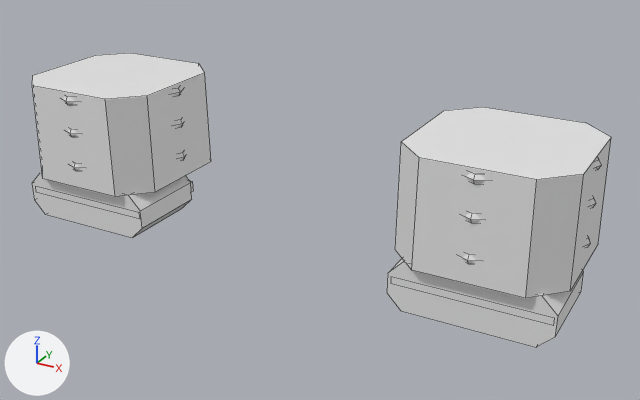
Renders of the FBX model roblox/art/armor/gloves_dualblade_s1.fbx from each side of a commit.
Before and after are seen from a 50 mm camera at (2.94, -4.95, 1.32) aimed at (0.2, 0.03, -1.17). The axes (+X, +Y, +Z) are drawn at lower left. The lights are the same throughout. The older version comes first. Mesh edges are drawn as thin lines. Where no turn or scale is listed for an object, it has been applied to the vertices.

Objects in the first picture: 'Bracer_L_Body', 'Bracer_R_Body', 'Glove_L_Inner', 'Glove_R_Inner'.
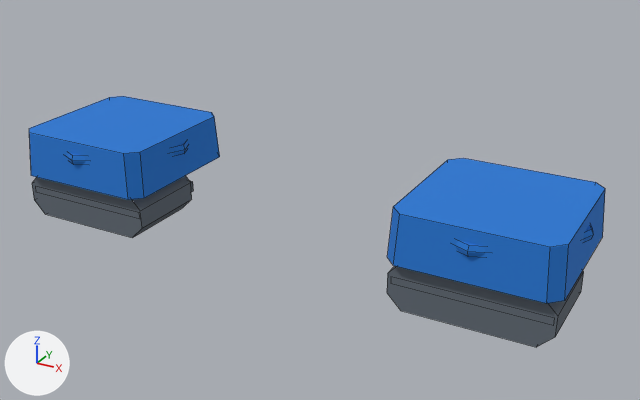
Where the change shows, as pixel boxes [x1, y1, x2, y2] in the pictures (640 x 400 px):
'Bracer_R_Body', deleted: before [395, 107, 611, 298]
'Bracer_R_Band', added (blue): after [387, 158, 605, 304]
'Bracer_L_Body', deleted: before [32, 53, 211, 197]
'Bracer_L_Band', added (blue): after [29, 96, 220, 200]
'Glove_R_Inner', recoloured (white to greyish blue): [387, 266, 584, 347] in both
'Glove_L_Inner', recoloured (darker): [32, 176, 194, 238] in both

The change, as a list of edits to the scene's bpy script:
```text
Change mat_gloves_dualblade_s1_glove_r_inner:
    mat_gloves_dualblade_s1_glove_r_inner.base_color: (0.8, 0.8, 0.8) -> (0.122, 0.147, 0.178)  # white #e7e7e7 -> greyish blue #626b75
Change mat_gloves_dualblade_s1_glove_l_inner:
    mat_gloves_dualblade_s1_glove_l_inner.base_color: (0.8, 0.8, 0.8) -> (0.122, 0.147, 0.178)  # white #e7e7e7 -> greyish blue #626b75
Add mat_gloves_dualblade_s1_bracer_r_band:
    mat_gloves_dualblade_s1_bracer_r_band = principled_material('gloves_dualblade_s1_Bracer_R_Band')
    mat_gloves_dualblade_s1_bracer_r_band.base_color = (0.0176, 0.188, 0.658)  # blue #2478d4
    mat_gloves_dualblade_s1_bracer_r_band.roughness = 1.0
Add mat_gloves_dualblade_s1_bracer_l_band:
    mat_gloves_dualblade_s1_bracer_l_band = principled_material('gloves_dualblade_s1_Bracer_L_Band')
    mat_gloves_dualblade_s1_bracer_l_band.base_color = (0.0176, 0.188, 0.658)  # blue #2478d4
    mat_gloves_dualblade_s1_bracer_l_band.roughness = 1.0
Add me_bracer_r_band:
    me_bracer_r_band.from_pydata(...)  # 40 vertices, 28 faces; spans x -0.576..0.576, y -0.576..0.576, z -0.52..-0.18
    me_bracer_r_band.materials.append(mat_gloves_dualblade_s1_bracer_r_band)  # blue #2478d4
Add me_bracer_l_band:
    me_bracer_l_band.from_pydata(...)  # 40 vertices, 28 faces; spans x -0.576..0.576, y -0.576..0.576, z -0.52..-0.18
    me_bracer_l_band.materials.append(mat_gloves_dualblade_s1_bracer_l_band)  # blue #2478d4
Remove ob_bracer_l_body:
    ob_bracer_l_body = bpy.data.objects.new('Bracer_L_Body', me_bracer_l_body)
    ob_bracer_l_body.location = (-1.5, 0.0, -0.69)
Remove ob_bracer_r_body:
    ob_bracer_r_body = bpy.data.objects.new('Bracer_R_Body', me_bracer_r_body)
    ob_bracer_r_body.location = (1.5, 0.0, -0.69)
Add ob_bracer_r_band:
    ob_bracer_r_band = bpy.data.objects.new('Bracer_R_Band', me_bracer_r_band)
    ob_bracer_r_band.location = (1.5, 0.0, -0.69)
Add ob_bracer_l_band:
    ob_bracer_l_band = bpy.data.objects.new('Bracer_L_Band', me_bracer_l_band)
    ob_bracer_l_band.location = (-1.5, 0.0, -0.69)
```
